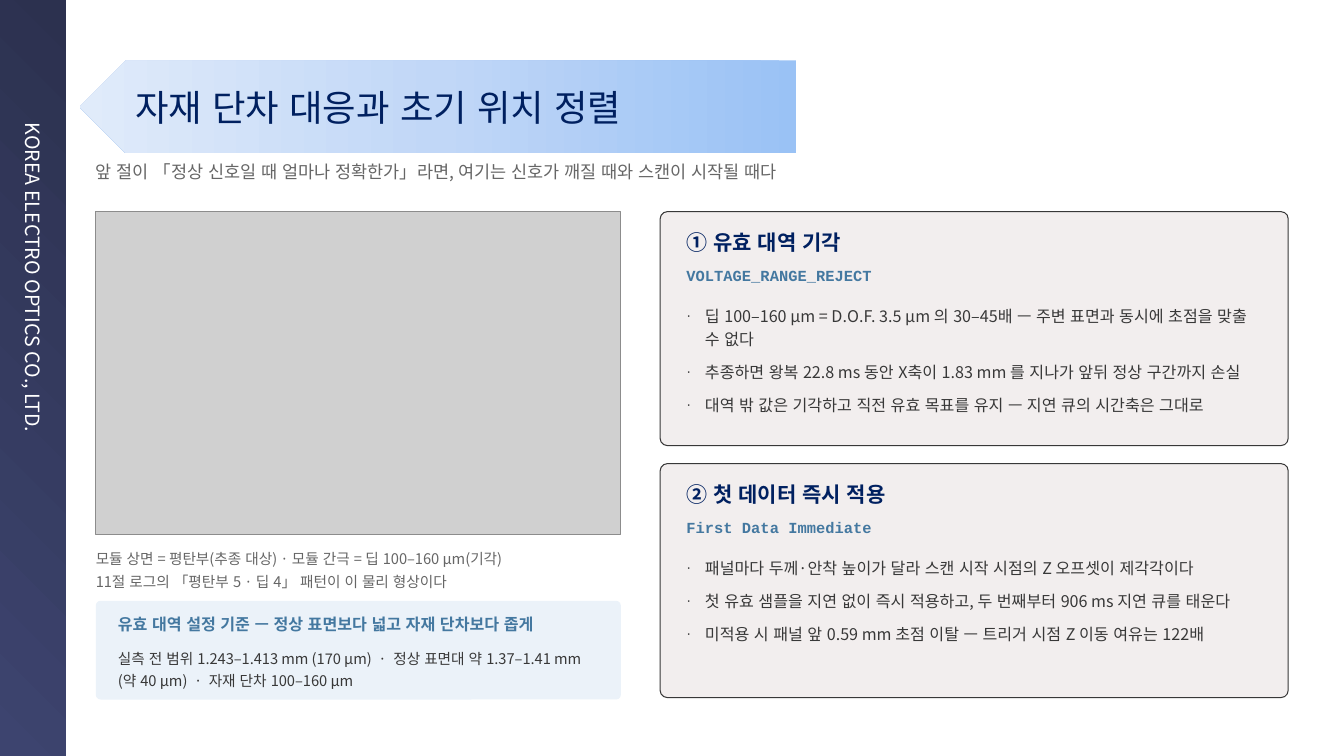
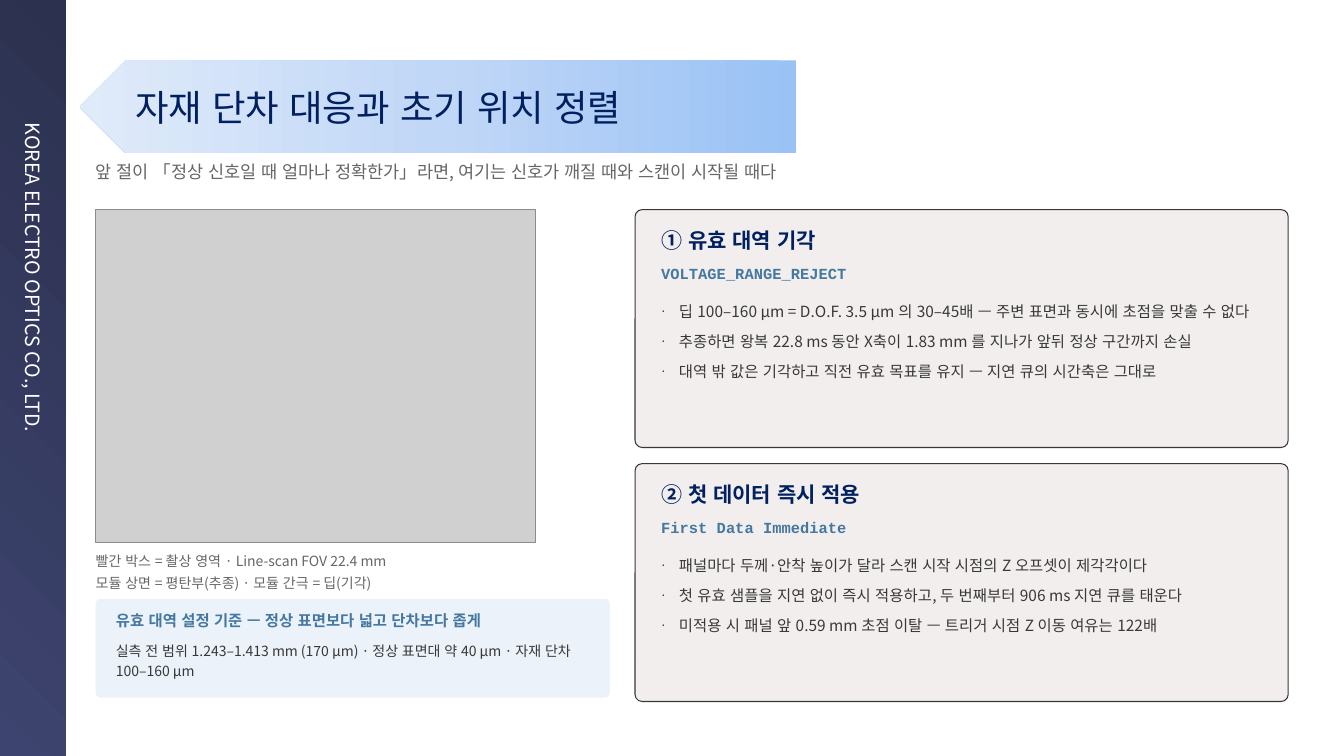
Before and after one commit to kyeongsunyu/SEQApp, a slide deck: slide 13 of Documents/기술경진대회/연구소기술경진대회_민수개발팀 윤경현_피드포워드 오토포커스_260901.pptx. Drawn at 1344x756 pixels with LibreOffice and Linux fonts; fonts in the diff are those of the drawing; grey boxes stand for pictures; background and template pictures are left out. Boxes give left, top, right and bottom in pixels: in the first picture for what was removed or moved away, otherwise in the second. Text is boxed around its words. In the diff, an @@ line names an element or a change of style, - is before the commit and + after.

```diff
--- a/Documents/기술경진대회/연구소기술경진대회_민수개발팀 윤경현_피드포워드 오토포커스_260901.pptx
+++ b/Documents/기술경진대회/연구소기술경진대회_민수개발팀 윤경현_피드포워드 오토포커스_260901.pptx
@@ picture: place and size @@
-picture at box(96, 212, 621, 534)
+picture at box(96, 210, 535, 542)
@@ rounded rectangle: place and size @@
-rounded rectangle at box(660, 212, 1289, 446)
+rounded rectangle at box(635, 210, 1289, 448)
@@ text "① 유효 대역 기각": place and size @@
-text "① 유효 대역 기각" at box(686, 232, 841, 252)
+text "① 유효 대역 기각" at box(661, 230, 816, 250)
@@ text "VOLTAGE_RANGE_REJECT": place and size @@
-text "VOLTAGE_RANGE_REJECT" at box(686, 270, 871, 283)
+text "VOLTAGE_RANGE_REJECT" at box(661, 268, 846, 281)
@@ text "딥 100–160 µm = D.O.F. ...": place and size @@
-text "딥 100–160 µm = D.O.F. ..." at box(705, 308, 1247, 413)
+text "딥 100–160 µm = D.O.F. ..." at box(679, 304, 1249, 379)
@@ text "딥 100–160 µm = D.O.F. ..." at box(679, 304, 1249, 379): size 11.5 to 11 pt; line spacing 1.2 to 1.18; less space between paragraphs @@
@@ rounded rectangle: place and size @@
-rounded rectangle at box(660, 464, 1289, 698)
+rounded rectangle at box(635, 464, 1289, 702)
@@ text "② 첫 데이터 즉시 적용": place and size @@
-text "② 첫 데이터 즉시 적용" at box(686, 484, 886, 504)
+text "② 첫 데이터 즉시 적용" at box(661, 484, 861, 504)
@@ text "First Data Immediate": place and size @@
-text "First Data Immediate" at box(686, 522, 871, 533)
+text "First Data Immediate" at box(661, 522, 846, 533)
@@ text at box(96, 554, 387, 591): text changed; size 10.5 to 10 pt @@
-모듈 상면 = 평탄부(추종 대상) · 모듈 간극 = 딥 100–160 µm(기각)
-11절 로그의 「평탄부 5 · 딥 4」 패턴이 이 물리 형상이다
+빨간 박스 = 촬상 영역 · Line-scan FOV 22.4 mm
+모듈 상면 = 평탄부(추종) · 모듈 간극 = 딥(기각)
@@ text "패널마다 두께·안착 높이가 달라 스캔 ..." at box(679, 558, 1183, 633): size 11.5 to 11 pt; line spacing 1.2 to 1.18; less space between paragraphs @@
@@ text "패널마다 두께·안착 높이가 달라 스캔 ...": place and size @@
-text "패널마다 두께·안착 높이가 달라 스캔 ..." at box(705, 560, 1230, 642)
+text "패널마다 두께·안착 높이가 달라 스캔 ..." at box(679, 558, 1183, 633)
@@ rounded rectangle: place and size @@
-rounded rectangle at box(96, 601, 621, 700)
+rounded rectangle at box(96, 599, 610, 698)
@@ text at box(116, 613, 481, 628): text changed; size 11.5 to 11 pt @@
-유효 대역 설정 기준 — 정상 표면보다 넓고 자재 단차보다 좁게
+유효 대역 설정 기준 — 정상 표면보다 넓고 단차보다 좁게
@@ text at box(116, 644, 571, 679): text changed; size 10.5 to 10 pt @@
-실측 전 범위 1.243–1.413 mm (170 µm) · 정상 표면대 약 1.37–1.41 mm (약 40 µm) · 자재 단차 100–160 µm
+실측 전 범위 1.243–1.413 mm (170 µm) · 정상 표면대 약 40 µm · 자재 단차 100–160 µm
```
Also in this commit, not shown: 3 other files.
